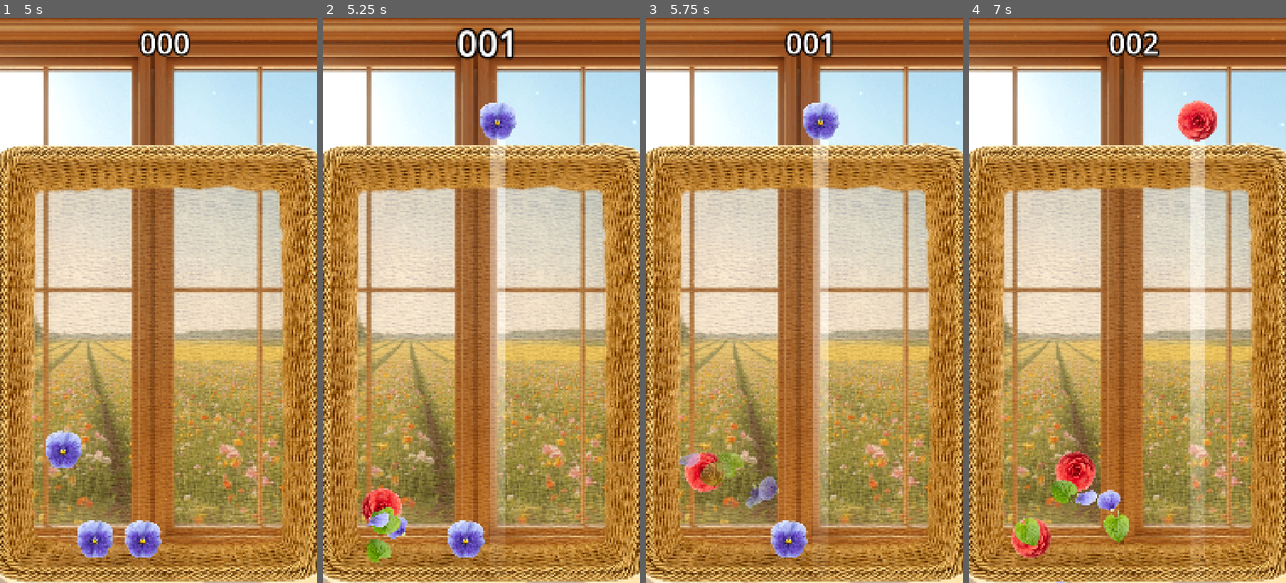
Above: before the commit, frames 1-4 (left to right).
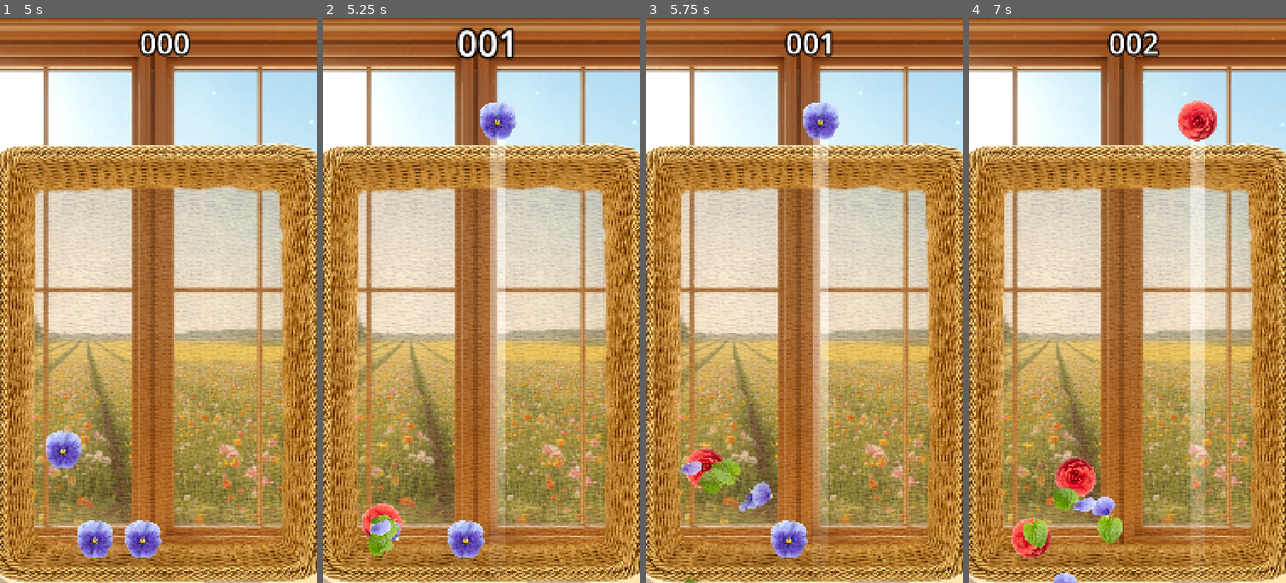
Above: after the commit, the same moments.

Repository: justkuzan/SuikaGame
Game: Godot game, scene res://Core/Level/Level.tscn
Two runs of this game, one before a commit and one after it. Both use one fixed random seed, a clock stepped at 60 frames per second and the inputs below.
Inputs (mouse positions are in pixels of both pictures, inside the frame that each line leads up to):
- Up to frame 1 (5 s): tap Enter at 0.5, 2.75 s; move the mouse to (228, 272) at 0.52 s; press the mouse at (228, 272) at 0.53 s; tap Space at 1.25, 4.25 s; move the mouse to (95, 328) at 1.27 s; release the mouse at (95, 328) at 1.28 s; click (95, 328) at 1.35 s; move the mouse to (190, 176) at 2.02 s; press the mouse at (190, 176) at 2.03 s; move the mouse to (142, 413) at 2.77 s; release the mouse at (142, 413) at 2.78 s; click (142, 413) at 2.85 s; move the mouse to (253, 385) at 3.52 s; press the mouse at (253, 385) at 3.53 s; move the mouse to (63, 215) at 4.27 s; release the mouse at (63, 215) at 4.28 s; click (63, 215) at 4.35 s
- Up to frame 2 (5.25 s): move the mouse to (497, 300) at 5.02 s; press the mouse at (497, 300) at 5.03 s
- Up to frame 3 (5.75 s): no input
- Up to frame 4 (7 s): move the mouse to (1079, 159) at 5.77 s; release the mouse at (1079, 159) at 5.78 s; click (1079, 159) at 5.85 s; move the mouse to (1197, 272) at 6.52 s; press the mouse at (1197, 272) at 6.53 s

Frame 1 is identical in both runs. In frame 2, 1.2% of the frame differs, in the area x 12-27%, y 83-97%; in frame 3, 1.4%; in frame 4, 2.2%, in the area x 13-51%, y 76-100%.

Commit message:
Added Merge Delay
Merge Queue: Added Array and Timer for sequential collision processing.

Physics Stability: Replaced direct property assignments with set_deferred for freeze and collision_layer.

Visual Polish: Moved queue_free() to timer timeout to eliminate visual gaps.

Safety: Added is_instance_valid checks for memory safety.

Diff:
--- a/Core/MergeController/MergeController.gd
+++ b/Core/MergeController/MergeController.gd
@@ -6,20 +6,51 @@
 const SPIN_DIRECTION: Array = [-20.0, 20.0]
 
 @export var flowers_container: Node2D
+@onready var merge_queue_timer: Timer = $"MergeQueue-Timer"
+
+var merge_queue: Array
 
 
 func _ready() -> void:
 	SignalBus.flower_collide.connect(on_flower_collide)
 
 
+# IMPORTANT: Here we not only calculate how the flowers are collided,
+# but also put them into an array to collide them according to a timer
+# This is not critical for the logic, but it affects the juiciness.
 func on_flower_collide(pos: Vector2, data: FlowerData, flower_a: RigidBody2D, flower_b: RigidBody2D) -> void:
 	if flower_a.is_queued_for_deletion() or flower_b.is_queued_for_deletion():
 		return
 
-	flower_a.queue_free()
-	flower_b.queue_free()
+	var merge_flowers_dict = {
+		"flower_a": flower_a,
+		"flower_b": flower_b,
+		"merge_position": pos,
+		"new_flower_data": data
+	}
 
-	handle_merge_logic.call_deferred(pos, data)
+	merge_queue.append(merge_flowers_dict)
+	if merge_queue_timer.is_stopped(): merge_queue_timer.start()
+
+	flower_a.set_deferred("freeze", true)
+	flower_b.set_deferred("freeze", true)
+	flower_a.set_deferred("collision_layer", 0)
+	flower_b.set_deferred("collision_layer", 0)
+
+
+func _on_merge_queue_timer_timeout() -> void:
+	if merge_queue.size() > 0:
+		var item = merge_queue.pop_front()
+
+		if is_instance_valid(item["flower_a"]):
+			item["flower_a"].queue_free()
+
+		if is_instance_valid(item["flower_b"]):
+			item["flower_b"].queue_free()
+
+			handle_merge_logic.call_deferred(item["merge_position"], item["new_flower_data"])
+			if merge_queue.size() > 0:
+				merge_queue_timer.start()
 
 
 func handle_merge_logic(pos: Vector2, data: FlowerData) -> void:
--- a/Core/MergeController/MergeController.tscn
+++ b/Core/MergeController/MergeController.tscn
@@ -4,3 +4,9 @@
 
 [node name="MergeController" type="Node2D" unique_id=731583569]
 script = ExtResource("1_g8qax")
+
+[node name="MergeQueue-Timer" type="Timer" parent="." unique_id=1130510925]
+wait_time = 0.05
+one_shot = true
+
+[connection signal="timeout" from="MergeQueue-Timer" to="." method="_on_merge_queue_timer_timeout"]
--- a/project.godot
+++ b/project.godot
@@ -16,6 +16,10 @@
 run/max_fps=60
 boot_splash/show_image=false
 config/icon="uid://c414daqfqyq2c"
+
+[audio]
+
+buses/default_bus_layout="uid://cqadrvtgfogr7"
 
 [autoload]
 
Renamed: default_bus_layout.tres -> Globals/AudioManager/default_bus_layout.tres
